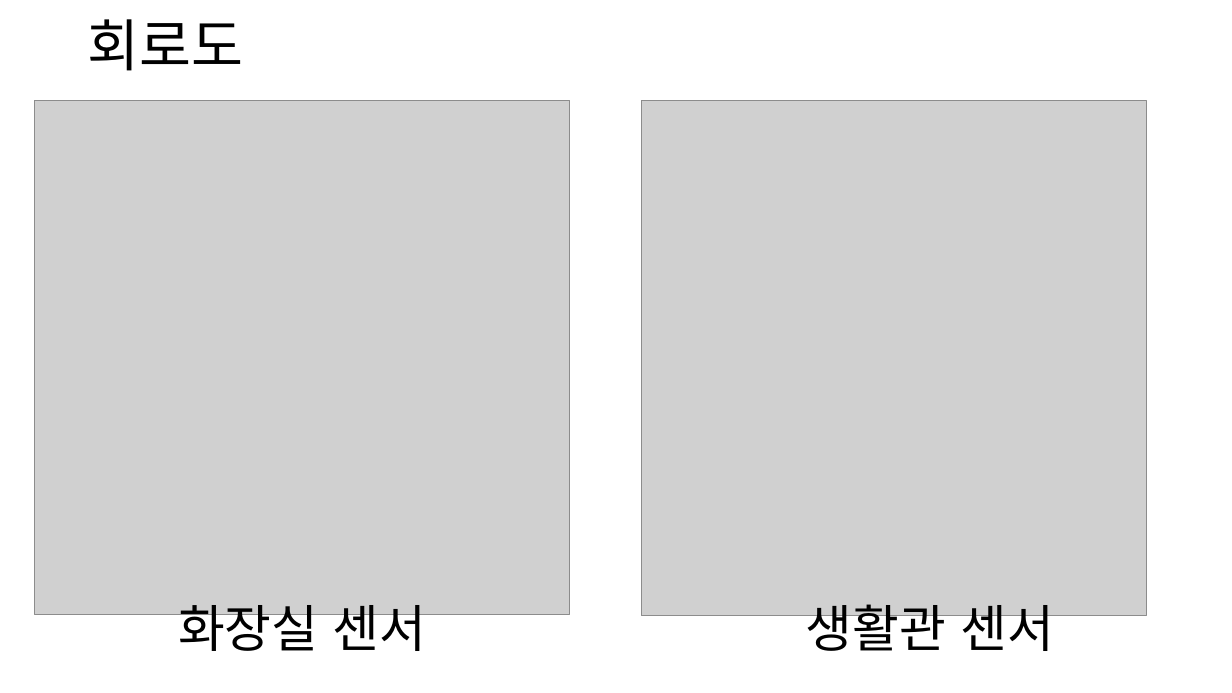
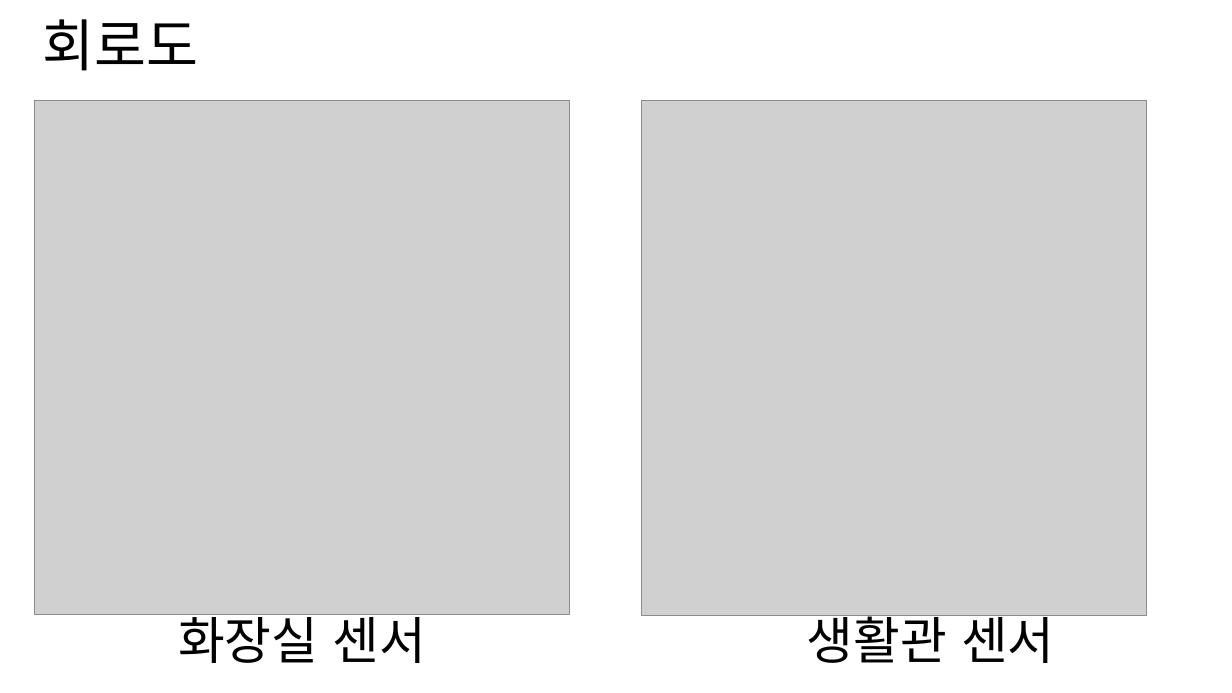
Before and after one commit to osam2018/IOT_mil-supporter, a slide deck: slide 11 of presentation2.pptx. Drawn at 1232x693 pixels with LibreOffice and Linux fonts; fonts in the diff are those of the drawing; grey boxes stand for pictures; background and template pictures are left out. Boxes give left, top, right and bottom in pixels: in the first picture for what was removed or moved away, otherwise in the second. Text is boxed around its words. In the diff, an @@ line names an element or a change of style, - is before the commit and + after.

```diff
--- a/presentation2.pptx
+++ b/presentation2.pptx
@@ title "회로도": place and size @@
-title "회로도" at [87,19,243,71]
+title "회로도" at [42,19,198,71]
@@ title "화장실 센서": place and size @@
-title "화장실 센서" at [178,596,427,651]
+title "화장실 센서" at [178,607,427,663]
@@ title "생활관 센서" rewrapped from [806,596,1054,661] to [807,608,1055,663] @@
```
Also in this commit, not shown: 5 other slides changed, 1 slide removed, 4 other files.
